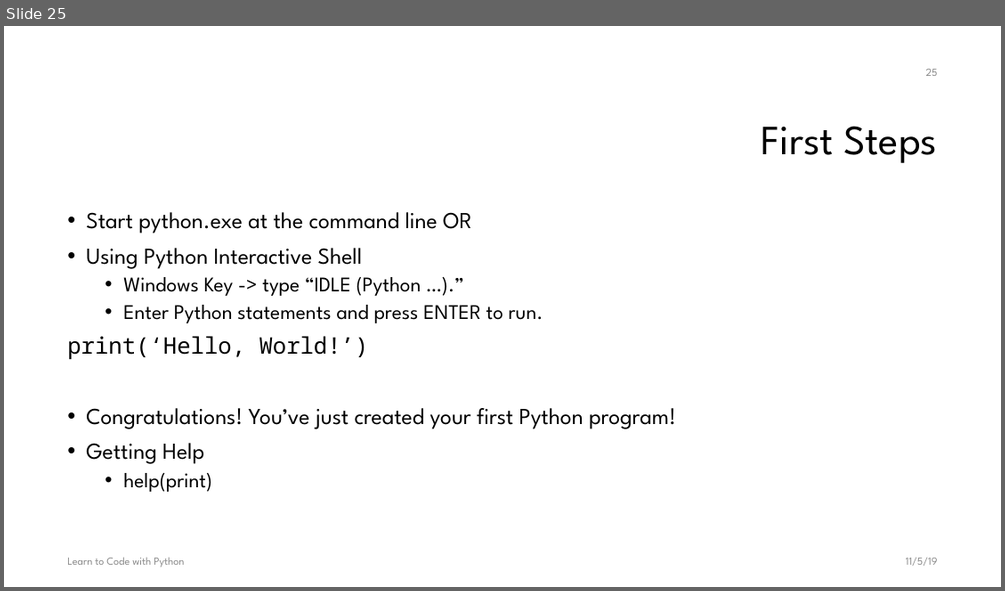
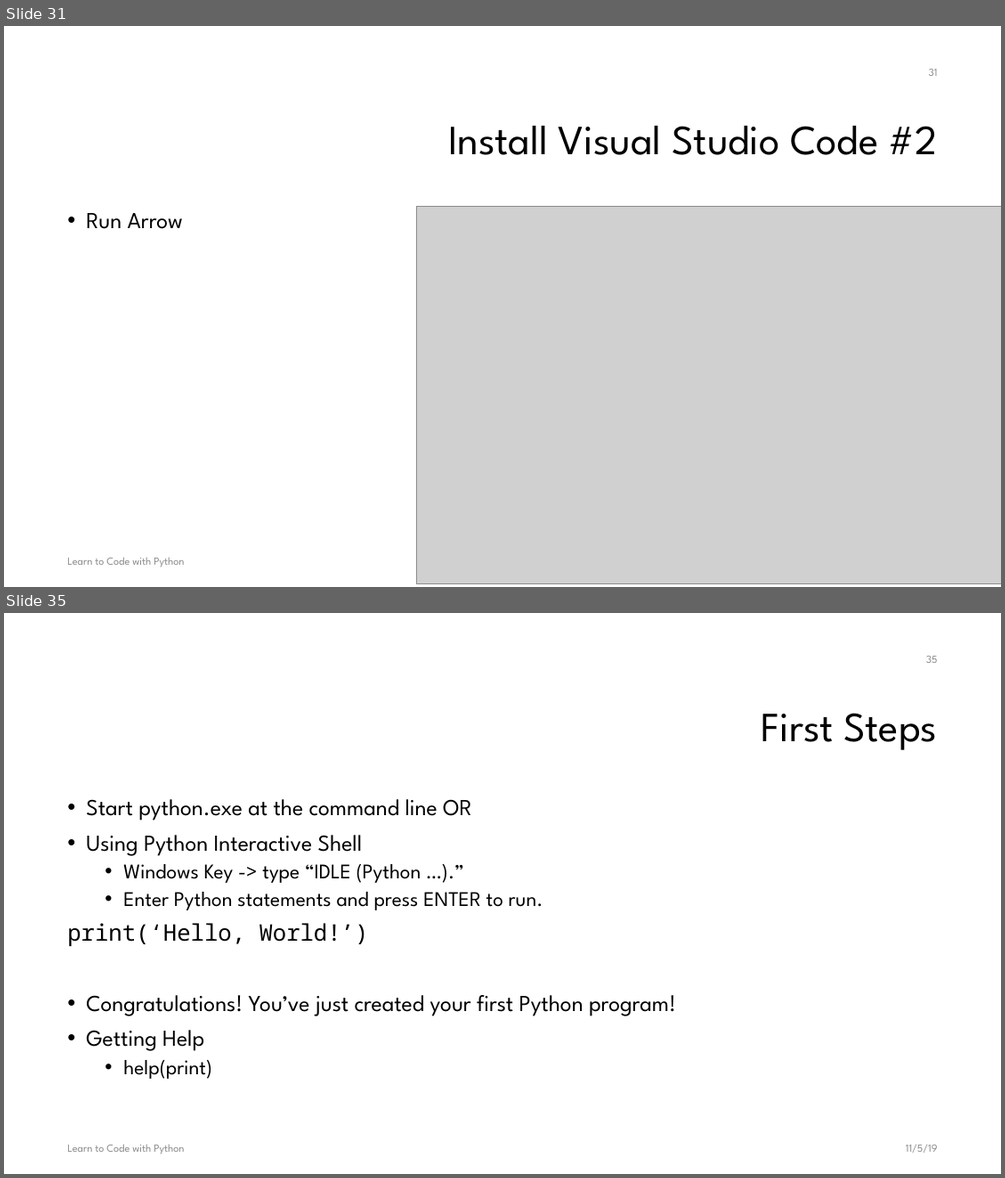
Before and after one commit to chiachang100/LearnToCodeWithPython, a slide deck: docs/LearnToCodeWithPython.pptx. Shown one above the other, each under a label of ours: slide 25 before the commit, slides 31 and 35 after it; the slides between them are not shown. The pictures are 1005x591 and 1005x1178 pixels, drawn with LibreOffice and Linux fonts; fonts in the diff are those of the drawing; grey boxes stand for pictures; background and template pictures are left out. Boxes give left, top, right and bottom in pixels: in the first picture for what was removed or moved away, otherwise in the second. Text is boxed around its words. In the diff, an @@ line names an element or a change of style, - is before the commit and + after.

```diff
--- a/docs/LearnToCodeWithPython.pptx
+++ b/docs/LearnToCodeWithPython.pptx
@@ slide 31 added at box(4, 26, 1001, 587), background #FFFFFF @@
@@ page number added at box(929, 69, 938, 76), 10.5 pt, text #8C8C8C @@
+31
@@ title added at box(448, 126, 938, 155), 40 pt, text #000000 @@
+Install Visual Studio Code #2
@@ picture added at box(417, 206, 1001, 584) @@
@@ text added at box(86, 213, 183, 229), 22 pt, text #000000 @@
+• Run Arrow
@@ text added at box(67, 557, 184, 567), 10.5 pt, text #8C8C8C @@
+Learn to Code with Python
@@ what was slide 25 is now slide 35 @@
```
Also in this commit, not shown: 9 other slides added, 1 other file.
